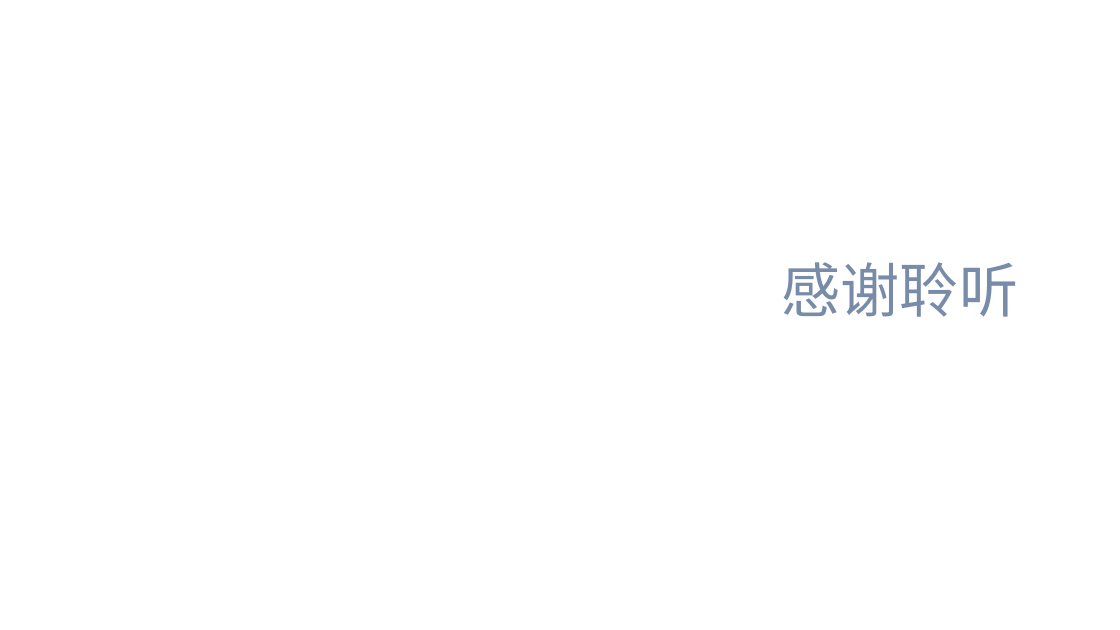
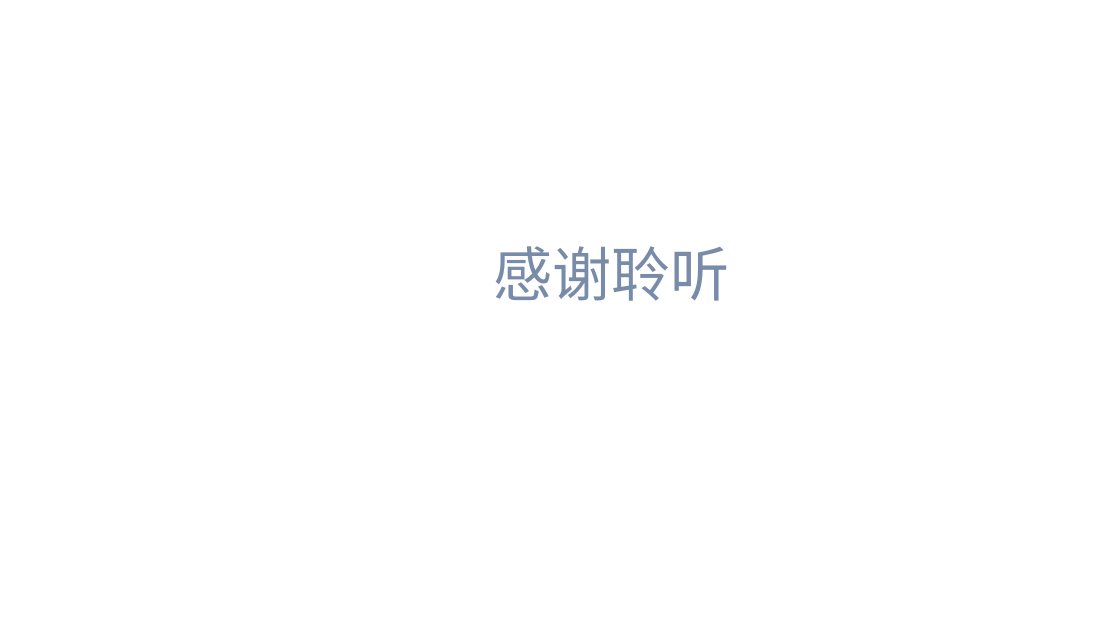
Before and after one commit to dunwu/bigdata-tutorial, a slide deck: slide 39 of assets/kafka/kafka.pptx. Drawn at 1120x630 pixels with LibreOffice and Linux fonts; fonts in the diff are those of the drawing; background and template pictures are left out. Boxes give left, top, right and bottom in pixels: in the first picture for what was removed or moved away, otherwise in the second. Text is boxed around its words. In the diff, an @@ line names an element or a change of style, - is before the commit and + after.

```diff
--- a/assets/kafka/kafka.pptx
+++ b/assets/kafka/kafka.pptx
@@ text "感谢聆听": place and size @@
-text "感谢聆听" at <box>782,262,1019,317</box>
+text "感谢聆听" at <box>493,246,730,301</box>
```
Also in this commit, not shown: 15 other slides changed, 7 slides added, 7 slides removed, 5 other files.
